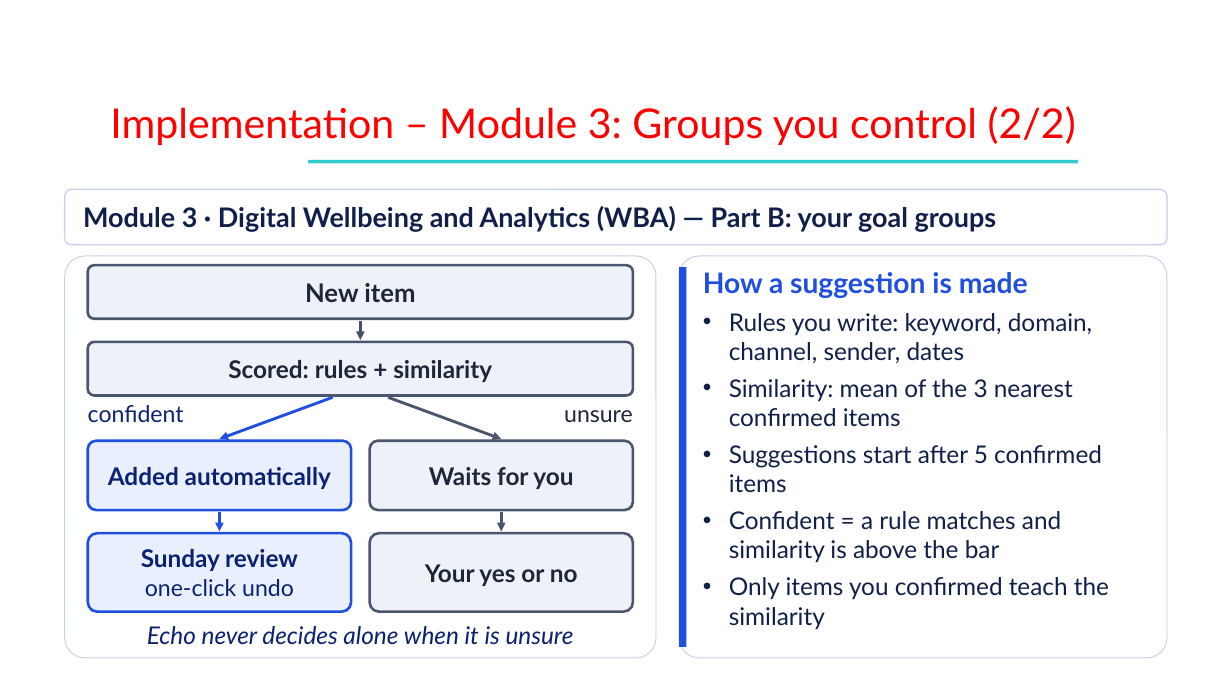
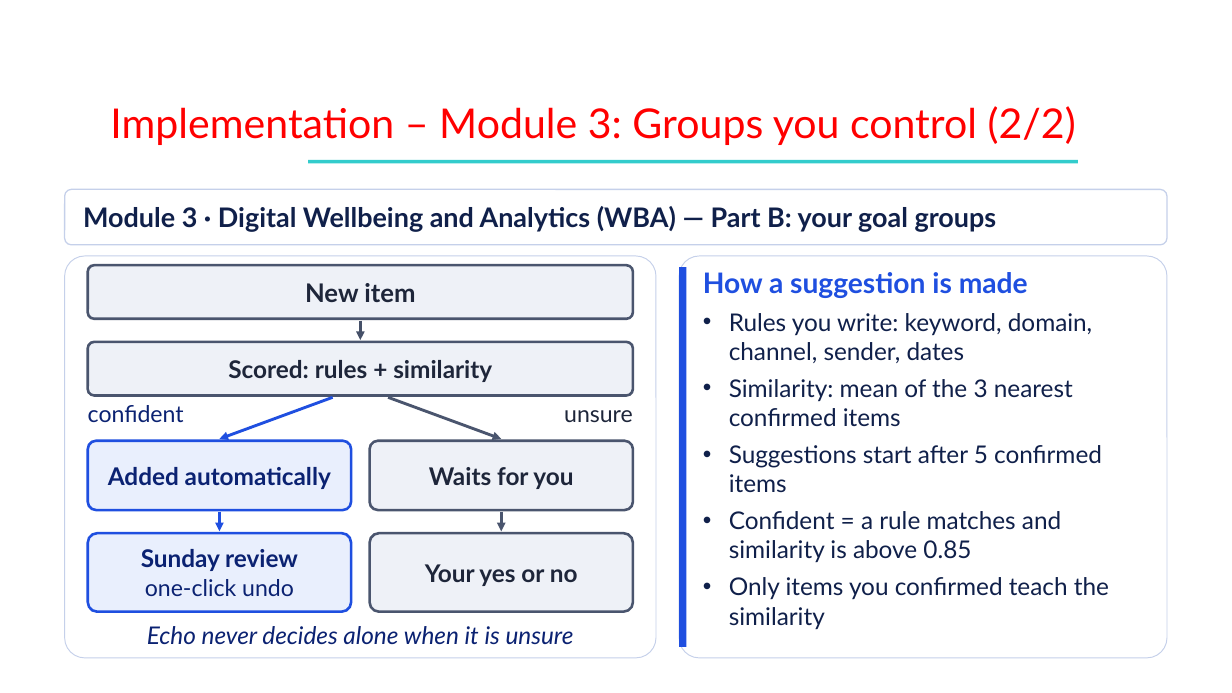
Before and after one commit to Shehzaad-khan/Efficient-Contextualized-History-Orchestrator-E.C.H.O, a slide deck: slide 12 of docs/Phase III/ECHO_Phase3_Review3.pptx. Drawn at 1232x693 pixels with LibreOffice and Linux fonts; fonts in the diff are those of the drawing; background and template pictures are left out. Boxes give left, top, right and bottom in pixels: in the first picture for what was removed or moved away, otherwise in the second. Text is boxed around its words. In the diff, an @@ line names an element or a change of style, - is before the commit and + after.

```diff
--- a/docs/Phase III/ECHO_Phase3_Review3.pptx
+++ b/docs/Phase III/ECHO_Phase3_Review3.pptx
@@ text at [729,511,1061,563]: text changed @@
-• Confident = a rule matches and similarity is above the bar
+• Confident = a rule matches and similarity is above 0.85
```
Also in this commit, not shown: 10 other slides changed, 13 other files.
